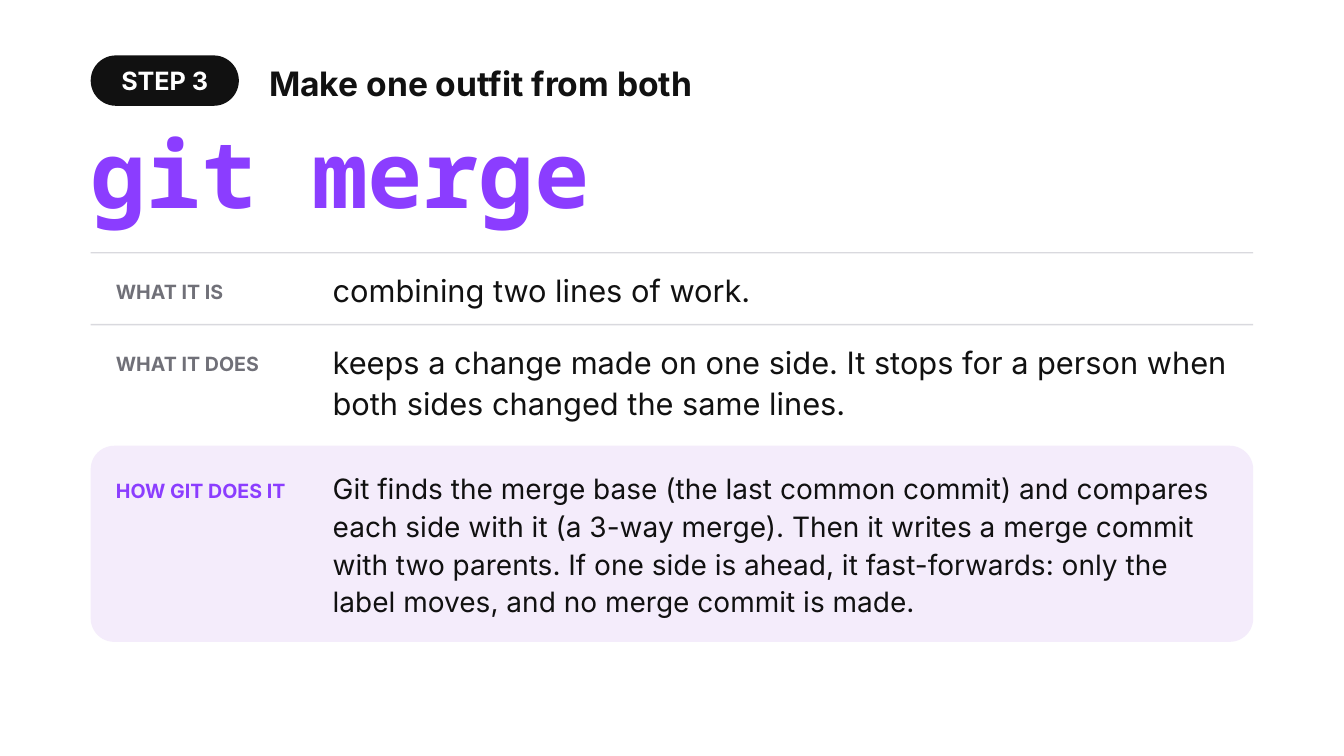
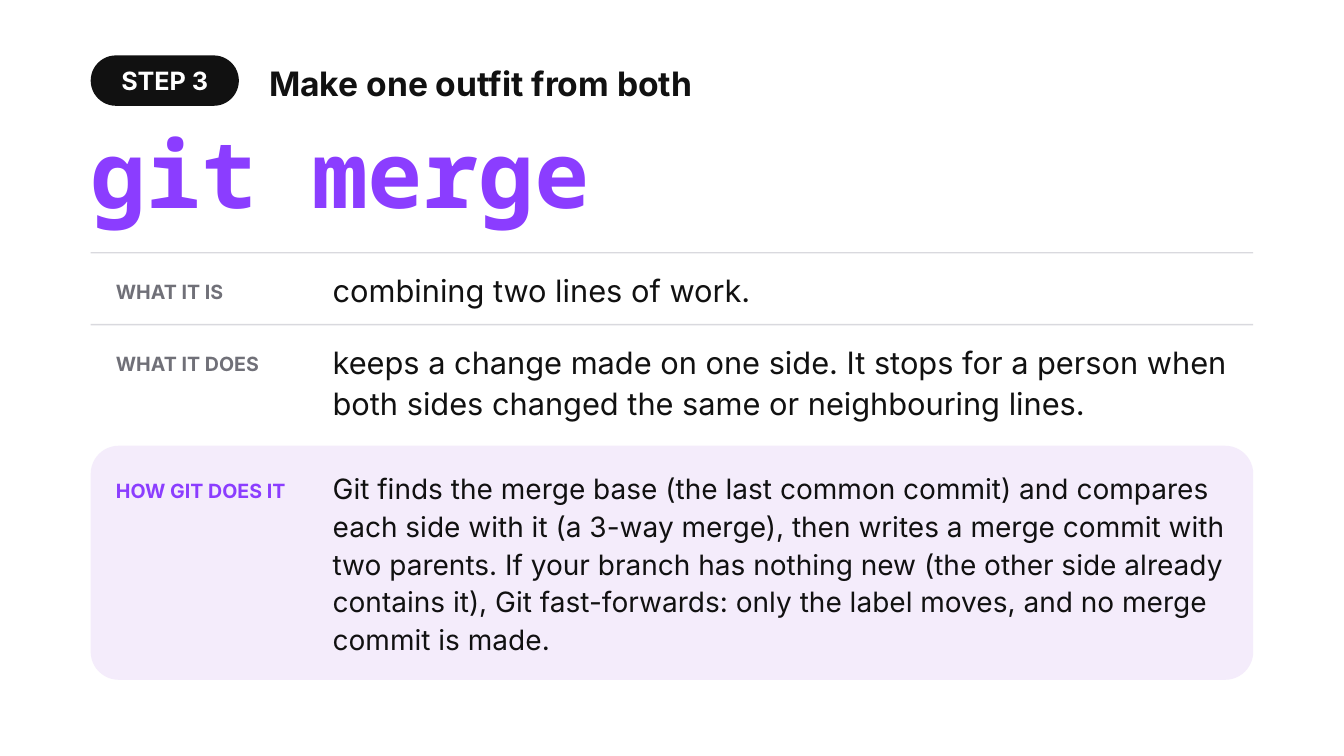
Before and after one commit to shubham3-ucb/cs294-pl, a slide deck: slide 5 of slides/tuesday_app.pptx. Drawn at 1344x756 pixels with LibreOffice and Linux fonts; fonts in the diff are those of the drawing. Boxes give left, top, right and bottom in pixels: in the first picture for what was removed or moved away, otherwise in the second. Text is boxed around its words. In the diff, an @@ line names an element or a change of style, - is before the commit and + after.

```diff
--- a/slides/tuesday_app.pptx
+++ b/slides/tuesday_app.pptx
@@ text at (x1=333, y1=350, x2=1226, y2=422): text changed @@
-keeps a change made on one side. It stops for a person when both sides changed the same lines.
+keeps a change made on one side. It stops for a person when both sides changed the same or neighbouring lines.
@@ rounded rectangle resized from (x1=91, y1=446, x2=1253, y2=642) to (x1=91, y1=446, x2=1253, y2=680) @@
@@ text at (x1=333, y1=477, x2=1224, y2=651): text changed @@
-Git finds the merge base (the last common commit) and compares each side with it (a 3-way merge). Then it writes a merge commit with two parents. If one side is ahead, it fast-forwards: only the label moves, and no merge commit is made.
+Git finds the merge base (the last common commit) and compares each side with it (a 3-way merge), then writes a merge commit with two parents. If your branch has nothing new (the other side already contains it), Git fast-forwards: only the label moves, and no merge commit is made.
```
Also in this commit, not shown: 3 other slides changed, 1 slide added, 26 other files.
